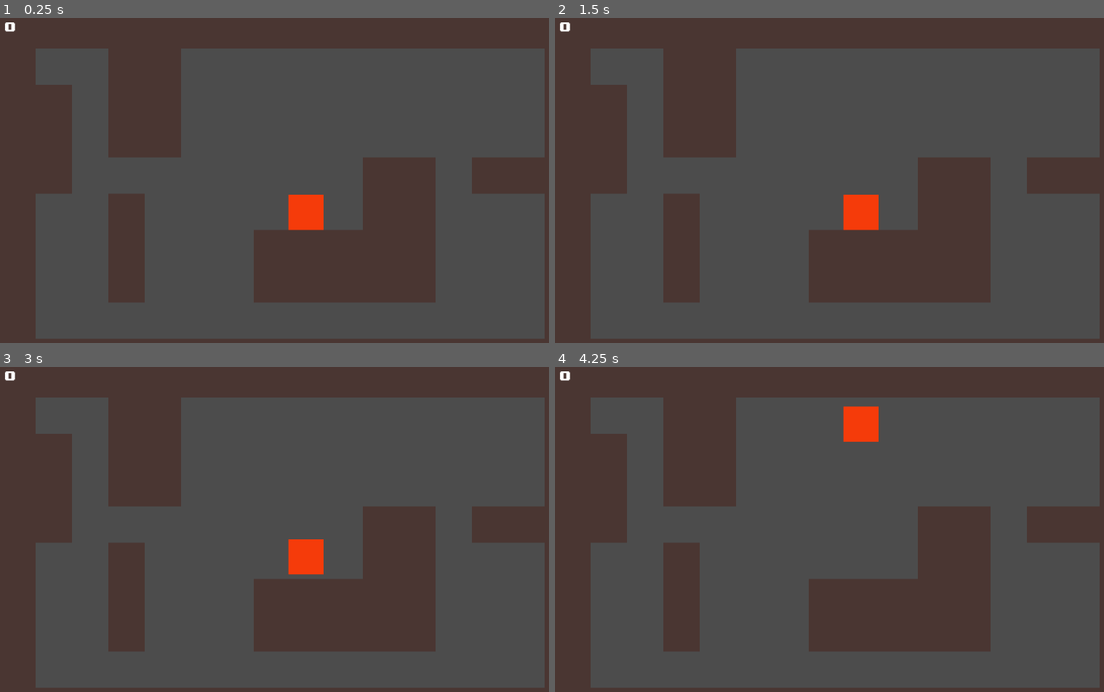
Above: before the commit, frames 1-4 (two rows, left to right).
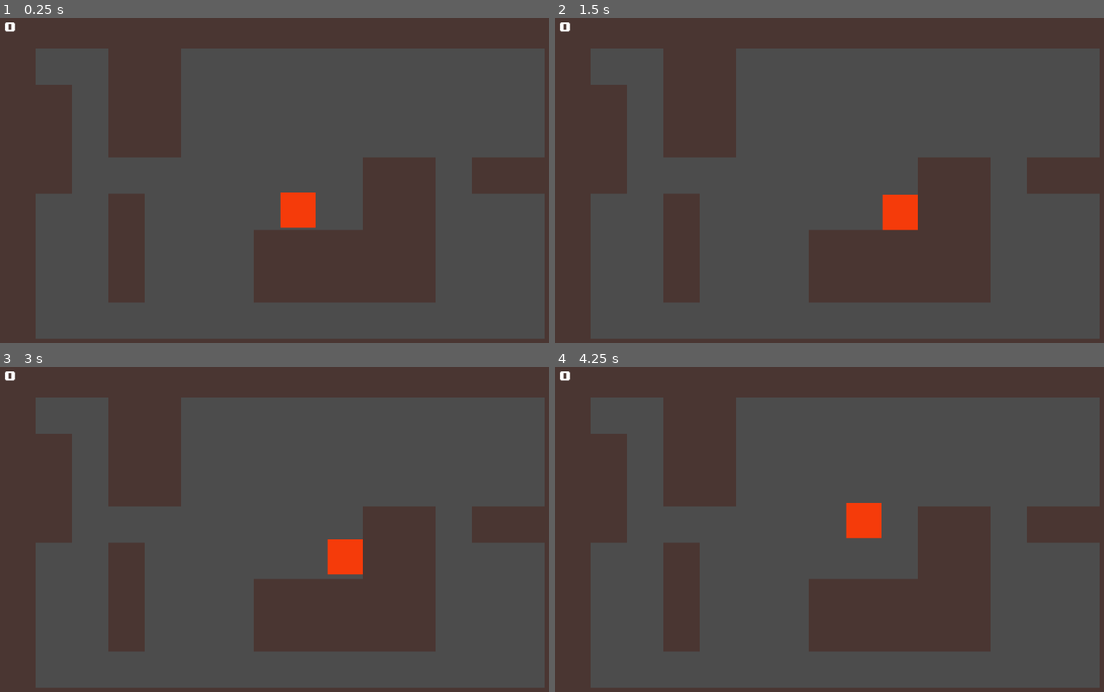
Above: after the commit, the same moments.

Repository: ben-gillott/grav-game
Game: Godot game, scene res://Scenes/TilemapScene.tscn
Two runs of this game, one before a commit and one after it. Both use one fixed random seed, a clock stepped at 60 frames per second and the inputs below.
Inputs:
- Up to frame 1 (0.25 s): no input
- Up to frame 2 (1.5 s): tap Enter (ui_accept) at 0.5, 0.77 s; hold Right (ui_right) 0.53-1.28 s; hold Down (ui_down) from 1.28 s (still down)
- Up to frame 3 (3 s): tap Enter (ui_accept) at 1.52, 2, 2.75 s; release Down (ui_down) at 2.03 s; hold Right (ui_right) 2.03-2.78 s; hold Up (ui_up) from 2.78 s (still down)
- Up to frame 4 (4.25 s): tap Enter (ui_accept) at 3.02, 3.77 s; release Up (ui_up) at 3.53 s; hold Left (ui_left) from 3.53 s (still down)

The runs differ from the first frame. In frame 1, 0.4% of the frame differs, in the area x 50-59%, y 53-66%; in frame 2, 1.4%, in the area x 52-67%, y 54-66%; in frame 3, 1.4%; in frame 4, 1.4%.

Commit message:
Remove npc for collision test in itch

Diff:
--- a/Scenes/TilemapScene.tscn
+++ b/Scenes/TilemapScene.tscn
@@ -94,7 +94,7 @@
 }
 
 [node name="Player" parent="." instance=ExtResource( 3 )]
-position = Vector2( 540, 341 )
+position = Vector2( 526, 337 )
 
 [node name="NPC1" parent="." instance=ExtResource( 1 )]
-position = Vector2( 581, 356 )
+position = Vector2( 256, 84 )
Not shown, changed: .github/workflows/publish-to-itch.yml
